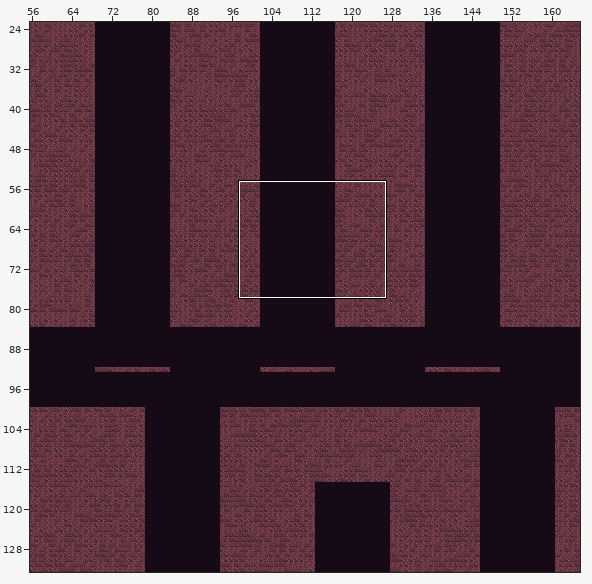
Two states of a Tiled map, android/assets/maps/TunnelMap1.tmx. Above, an overview of the earlier version with the close-up marked.
Close-up. First the earlier version:
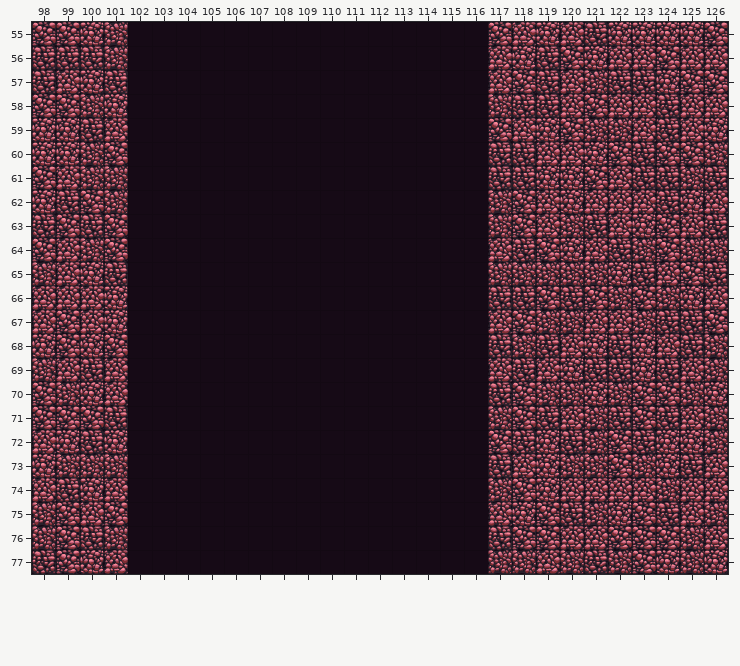
Cells are 64x64 px. Shown: x 98..126, y 55..77. The commit also changed other parts of the map, which this record leaves out.
After:
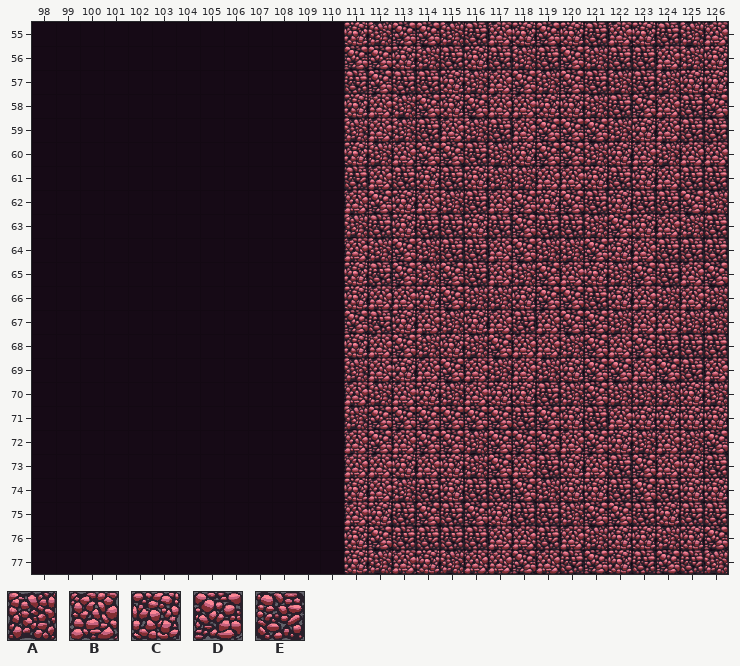
Key: from "tileMapGutter": A 5, B 6, C 7, D 8, E 9.
_ is an empty cell, . an unchanged one.
The exact change:
--- layer "terrain"
@@ x 98..126 @@
-55 DDCA.........______DBCB.C.CCD
-56 EEEA.........______BC..CBBDBB
-57 EBCE.........______..EBAE.CDD
-58 DDAC.........______AEEBDBBEBB
-59 CCEB.........______D.C.A.BEBC
-60 CCAD.........______EEBBCDEDDA
-61 DBAA.........______EECCDBEEA.
-62 CEDA.........______A.BCBBB.CB
-63 EDED.........______A.BAEB.DB.
-64 DBAD.........______.EDCBEADAA
-65 ABCE.........______A.AAACEBDE
-66 BBBC.........______EE.EDAD.CB
-67 BDBC.........______.DAABBAEED
-68 CDCD.........______EAEBCECB.A
-69 ABEB.........______BEB.EECEBA
-70 DACB.........______EDA.C.DDAC
-71 DDDE.........______ADEBAEDEBA
-72 BCEC.........______.ECEADECCA
-73 CAAA.........______E.CAADACEB
-74 BECB.........______A.CBBBBABB
-75 ADBD.........______BCDEACDEBA
-76 ADEA.........______EDD.BDDDAB
-77 EDCB.........______AA.AEADCAC
+55 ____.........CADDAEBCDC.B.EAB
+56 ____.........DDCAECEA..AEEBAC
+57 ____.........EDEECA..ADEA.ACC
+58 ____.........CBADCDBBCCAEDBED
+59 ____.........ABAEBAE.D.D.CBEE
+60 ____.........CABDDEACDDACBABB
+61 ____.........EBECECAABBCECBE.
+62 ____.........BDCBAEB.CDECE.DA
+63 ____.........AECEECE.EEAD.BA.
+64 ____.........BADAEE.DAADCBEEE
+65 ____.........CEDADEB.DBCADEBD
+66 ____.........CBBCDAAC.DECB.BA
+67 ____.........DECBAC.EBDDABBAA
+68 ____.........CBDACADBBADBDE.E
+69 ____.........ABCBDBABA.DDBDEB
+70 ____.........BABCABCCE.D.AACA
+71 ____.........ADDDDDDEDCEBCCCC
+72 ____.........BDBDDA.DDBDCABAD
+73 ____.........BBCBCAD.ECBEDBCE
+74 ____.........CBAECEE.ACCEDECC
+75 ____.........BCEDEDCEEADDECEE
+76 ____.........CDEEEEBBE.ACCACD
+77 ____.........CABCABBD.EDCEDEA
